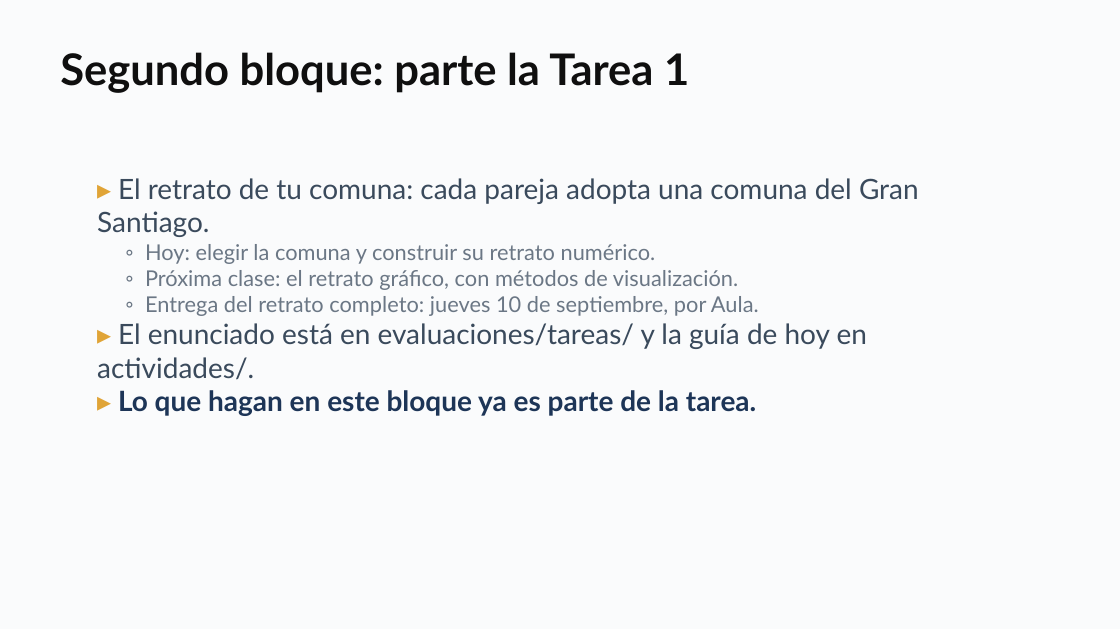
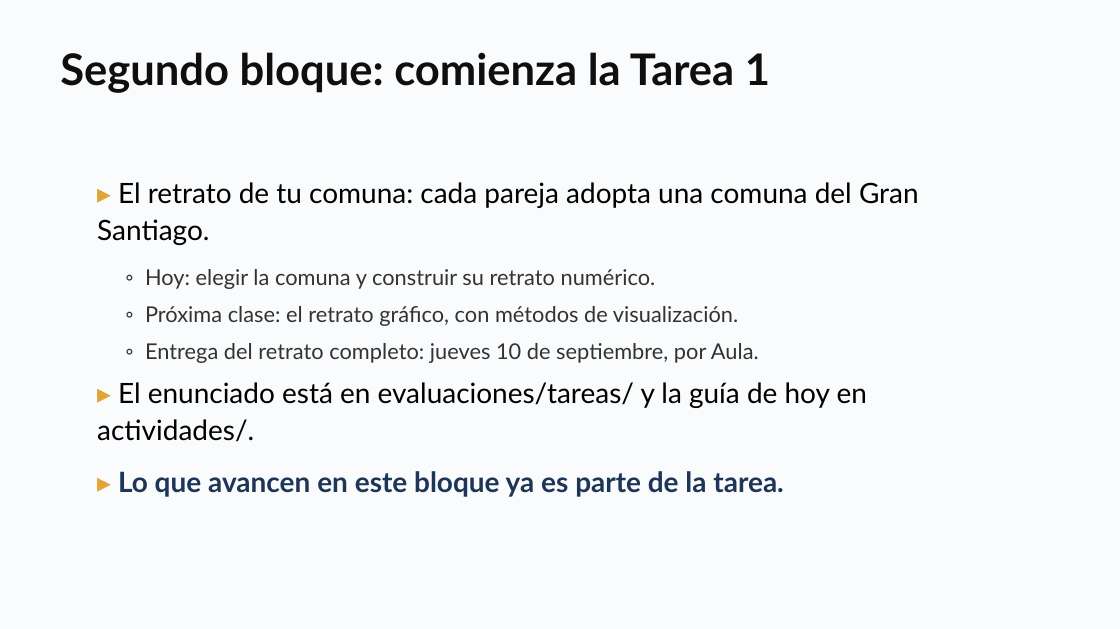
Before and after one commit to daniopitz/cienciadatos, a slide deck: slide 28 of presentaciones/clase02_pandas_eda.pptx (slide 26 before the commit). Drawn at 1120x629 pixels with LibreOffice and Linux fonts; fonts in the diff are those of the drawing. Boxes give left, top, right and bottom in pixels: in the first picture for what was removed or moved away, otherwise in the second. Text is boxed around its words. In the diff, an @@ line names an element or a change of style, - is before the commit and + after.

```diff
--- a/presentaciones/clase02_pandas_eda.pptx
+++ b/presentaciones/clase02_pandas_eda.pptx
@@ text at [60,52,770,93]: text changed @@
-Segundo bloque: parte la Tarea 1
+Segundo bloque: comienza la Tarea 1
@@ text at [97,182,919,442]: text colour #3A4A5C to #000000 in "El retrato de tu comuna: cada pareja ...", "El enunciado está en evaluaciones/tareas/ y la ..."; text colour #6B7785 to #333333 in "◦ Hoy: elegir la comuna y construir ...", "◦ Próxima clase: el retrato gráfico, con ...", "◦ Entrega del retrato completo: jueves 10 ..."; line spacing 1 to 1.12; more space between paragraphs @@
@@ text at [118,471,783,497]: text changed @@
-▸ Lo que hagan en este bloque ya es parte de la tarea.
+▸ Lo que avancen en este bloque ya es parte de la tarea.
```
Also in this commit, not shown: 21 other slides changed, 6 slides added, 4 slides removed, 2 other files.
